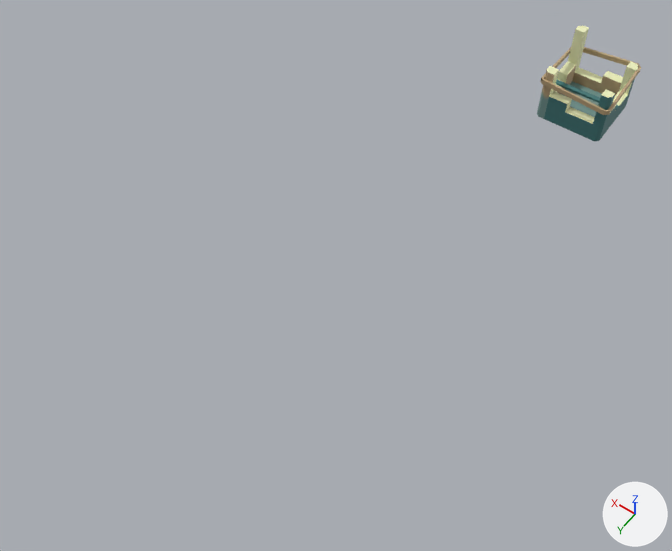
Renders of the FBX model Modelos/ModelosDef/ModuloBaseRoto.fbx from each side of a commit.
One viewpoint serves both versions: a 50 mm lens placed at (-9.55, 4.81, 18.5), pointed at (-1.17, -6.92, 0.07). Arrows for +X, +Y and +Z are at lower right; the lights stay in place.
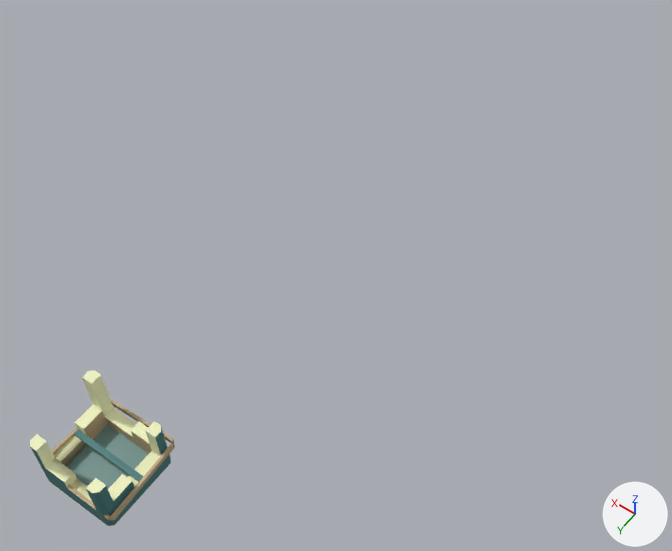
Commit message: Modelos Rotos

What the commit changed:
me_cube_146 has 151 vertices, 109 faces and spans x -0.96..1.04, y -0.96..1.04, z -0.7..1.3.
me_cube_146 is used by ob_cube_128; location (-3.39, -16.36, 0.54).
me_cube_146 part 2: the whole mesh is moved by (0.0, 0.02, 0.1).
me_cube_150 has 32 vertices, 32 faces and spans x -1.03..1.1, y -1.02..1.11, z 0.38..0.77.
me_cube_150 is used by ob_cube_132; location (-3.39, -16.36, 0.54).
me_cube_150 part 1: the whole mesh is moved by (-0.05, -0.05, -0.56).
Object 'Cube.129' (ob_cube_129) moves from (-3.39, -16.36, 0.54) to (0.0, 0.0, 0.0).
Object 'Cube.128' (ob_cube_128) moves from (-3.39, -16.36, 0.54) to (0.0, 0.0, 0.0).
Object 'Cube.132' (ob_cube_132) moves from (-3.39, -16.36, 0.54) to (0.0, 0.0, 0.0).

Changed parts and their boxes [x1, y1, x2, y2] in the pictures (672 x 551 px):
'Cube.128', moved
    before: [537, 25, 638, 141]
    after: [30, 370, 171, 526]
'Cube.132', moved
    before: [540, 47, 641, 115]
    after: [41, 399, 175, 520]
'Cube.129', moved
    before: [556, 80, 619, 110]
    after: [74, 429, 144, 482]
